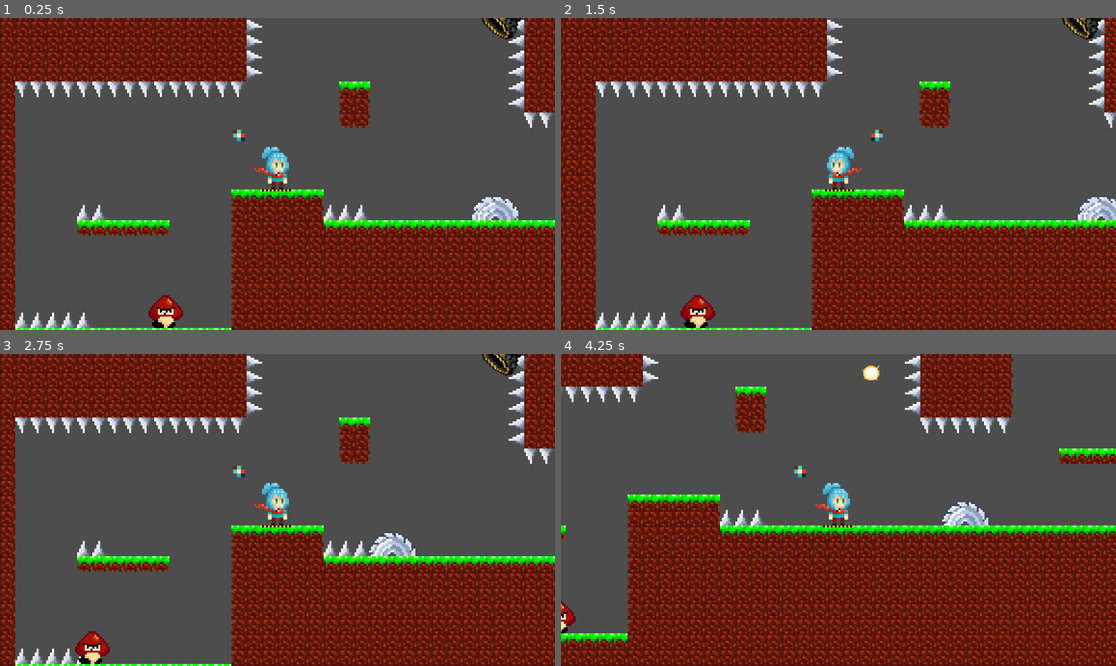
Above: before the commit, frames 1-4 (two rows, left to right).
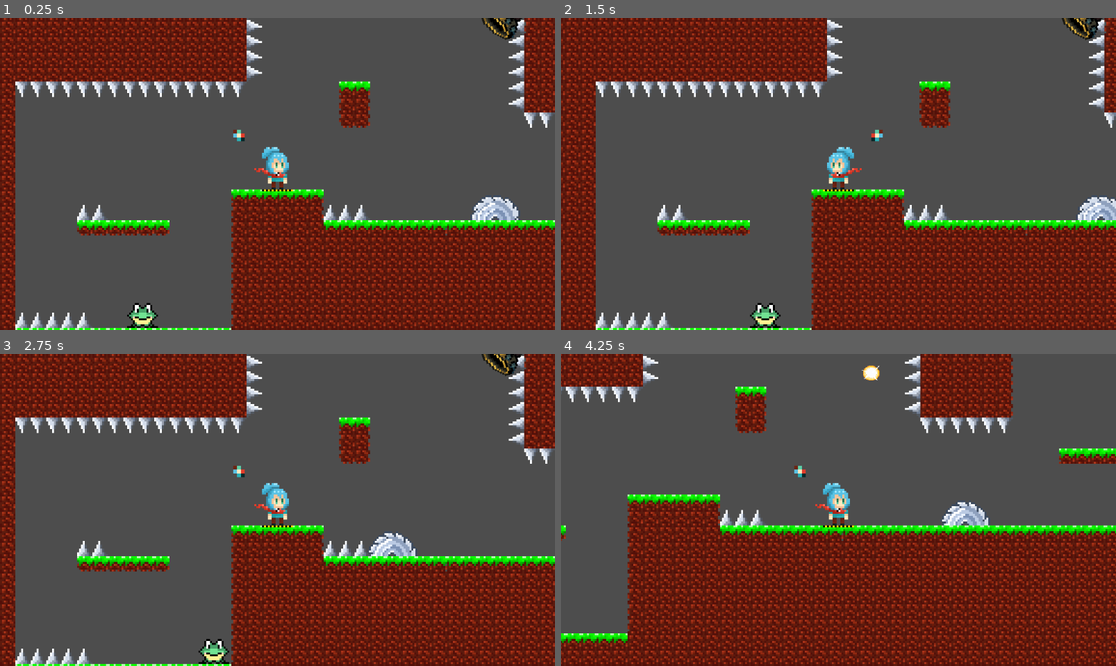
Above: after the commit, the same moments.

Repository: Antichthon47/sinking_isle
Game: Godot game, scene res://scenes/TestRoom.tscn
Two runs of this game, one before a commit and one after it. Both use one fixed random seed, a clock stepped at 60 frames per second and the inputs below.
Inputs:
- Up to frame 1 (0.25 s): no input
- Up to frame 2 (1.5 s): tap Enter (ENTER) at 0.5, 0.6 s; tap A (KEY_A) at 1.35 s
- Up to frame 3 (2.75 s): tap D (KEY_D) at 2.1 s
- Up to frame 4 (4.25 s): tap Shift (SHIFT) at 2.85 s; hold Space (SPACE) from 3.53 s (still down)

The runs differ from the first frame. In frame 1, 0.7% of the frame differs, in the area x 22-34%, y 88-100%; in frame 2, 0.8%; in frame 3, 0.8%, in the area x 13-42%, y 88-100%; in frame 4, 0.2%.

Commit message:
Added 'bouncer' enemy

Diff:
--- a/project.godot
+++ b/project.godot
@@ -16,7 +16,7 @@
 
 config/name="sinking_isle"
 run/main_scene="uid://efbiilpgw3qr"
-config/features=PackedStringArray("4.5", "Forward Plus")
+config/features=PackedStringArray("4.6", "Forward Plus")
 config/icon="res://icon.svg"
 
 [autoload]
--- a/scenes/TestRoom.tscn
+++ b/scenes/TestRoom.tscn
@@ -8,6 +8,7 @@
 [ext_resource type="PackedScene" uid="uid://bgqad3l1kxgre" path="res://scenes/saw.tscn" id="5_jclb3"]
 [ext_resource type="PackedScene" uid="uid://shvch1axtkpu" path="res://scenes/shooter.tscn" id="6_6q47c"]
 [ext_resource type="PackedScene" uid="uid://cqoffll6ihvgx" path="res://scenes/goomba.tscn" id="7_gfl4d"]
+[ext_resource type="PackedScene" uid="uid://divlvho4xmhii" path="res://scenes/bouncer.tscn" id="9_qu1qn"]
 
 [sub_resource type="TileSetAtlasSource" id="TileSetAtlasSource_1ahhd"]
 texture = ExtResource("1_u8cmh")
@@ -79,40 +80,40 @@
 [sub_resource type="TileSet" id="TileSet_qu1qn"]
 sources/0 = SubResource("TileSetScenesCollectionSource_a1oti")
 
-[node name="Test" type="Node2D"]
+[node name="Test" type="Node2D" unique_id=473746246]
 
-[node name="saw" parent="." instance=ExtResource("5_jclb3")]
+[node name="saw" parent="." unique_id=2105424214 instance=ExtResource("5_jclb3")]
 tile_map_data = PackedByteArray("AADl/+//AAAAAAAAAADl//D/AAAAAAEAAADl//H/AAAAAAIAAADl//L/AAAAAAMAAADm/+//AAABAAAAAADm// …(432 unchanged characters)…
 
-[node name="spikes" parent="." instance=ExtResource("2_a1oti")]
+[node name="spikes" parent="." unique_id=36087027 instance=ExtResource("2_a1oti")]
 tile_map_data = PackedByteArray("AAADAAIAAAAAAAAAAAAEAAIAAAAAAAAAAAAFAAIAAAAAAAAAAADz/wIAAAAAAAAAAAD0/wIAAAAAAAAAAADh// …(1120 unchanged characters)…
 
-[node name="Tiles" type="TileMapLayer" parent="." groups=["SolidTile"]]
+[node name="Tiles" type="TileMapLayer" parent="." unique_id=163292081 groups=["SolidTile"]]
 tile_map_data = PackedByteArray("AAD+/wEAAAABAAEAAAD//wEAAAABAAEAAAAAAAEAAAABAAEAAAABAAEAAAABAAEAAAACAAEAAAACAAEAAAD9/w …(150480 unchanged characters)…
 tile_set = SubResource("TileSet_ayhjk")
 
-[node name="Eta" parent="." groups=["Player"] instance=ExtResource("3_ayhjk")]
+[node name="Eta" parent="." unique_id=1318376972 instance=ExtResource("3_ayhjk")]
 
-[node name="enemies" type="Node" parent="."]
+[node name="enemies" type="Node" parent="." unique_id=1390826054]
 
-[node name="shooter" parent="enemies" instance=ExtResource("6_6q47c")]
+[node name="shooter" parent="enemies" unique_id=2139432600 instance=ExtResource("6_6q47c")]
 position = Vector2(123, -88)
 quadrant = 3
 
-[node name="shooter2" parent="enemies" instance=ExtResource("6_6q47c")]
+[node name="shooter2" parent="enemies" unique_id=1602661031 instance=ExtResource("6_6q47c")]
 position = Vector2(182, -144)
 quadrant = 4
 
-[node name="goomba" parent="enemies" instance=ExtResource("7_gfl4d")]
-position = Vector2(-73, 72)
-
-[node name="goomba2" parent="enemies" instance=ExtResource("7_gfl4d")]
+[node name="goomba2" parent="enemies" unique_id=155218851 instance=ExtResource("7_gfl4d")]
 position = Vector2(-206, -153)
 
-[node name="goomba3" parent="enemies" instance=ExtResource("7_gfl4d")]
+[node name="goomba3" parent="enemies" unique_id=1334379789 instance=ExtResource("7_gfl4d")]
 position = Vector2(390, -24)
 
-[node name="Enemies" type="TileMapLayer" parent="."]
+[node name="bouncer" parent="enemies" unique_id=799882618 groups=["Enemy"] instance=ExtResource("9_qu1qn")]
+position = Vector2(-70, 70)
+
+[node name="Enemies" type="TileMapLayer" parent="." unique_id=523475089]
 tile_set = SubResource("TileSet_qu1qn")
 
 [connection signal="child_entered_tree" from="saw" to="saw" method="_on_child_entered_tree"]
--- /dev/null
+++ b/scenes/bouncer.gd
@@ -0,0 +1,56 @@
+extends CharacterBody2D
+
+@export var speed: float = 60.0
+@export var jump_force: float = -300.0
+@export var jump_interval: float = 2.0
+
+const gravity: float = 30.0
+const knockback_height: float = -150.0
+
+var direction_x: int = 1
+var was_on_floor: bool = false
+
+func _ready():
+	$Sprites.play("idle")
+	$JumpTimer.start()
+
+func _physics_process(_delta):
+	if not is_on_floor():
+		$Sprites.play("jump")
+		velocity.y += gravity
+	else:
+		if not was_on_floor:
+			$Sprites.play("idle")  # just landed
+			velocity.x = 0
+
+	was_on_floor = is_on_floor()
+	move_and_slide()
+
+	if is_on_wall():
+		direction_x *= -1
+
+	if $Buffer.is_stopped():
+		for cast in $RayCasts.get_children():
+			if !cast.is_colliding():
+				$Buffer.start()
+				direction_x *= -1
+
+func kill() -> void:
+	$DeathTimer.start()
+	$HitboxArea.queue_free()
+	$Sprites.play("death")
+
+func _on_jump_timer_timeout():
+	if is_on_floor():
+		velocity.y = jump_force
+		velocity.x = speed * direction_x  # only apply horizontal speed on jump
+	$JumpTimer.start()
+
+func _on_hitbox_area_entered(area: Area2D) -> void:
+	if area.is_in_group("PlayerProjectile"):
+		speed = 0
+		velocity.y = knockback_height
+		kill()
+
+func _on_death_timer_timeout() -> void:
+	queue_free()
--- /dev/null
+++ b/scenes/bouncer.tscn
@@ -0,0 +1,113 @@
+[gd_scene format=3 uid="uid://divlvho4xmhii"]
+
+[ext_resource type="Script" uid="uid://dccuuc3yxssfj" path="res://scenes/bouncer.gd" id="1_f4kas"]
+[ext_resource type="Texture2D" uid="uid://cjdordppklxgy" path="res://assets/goomba.png" id="2_s1jgw"]
+[ext_resource type="Texture2D" uid="uid://mf8r0jvlfse4" path="res://assets/frog1.png" id="3_na6lr"]
+[ext_resource type="Texture2D" uid="uid://3luu8x63ytwe" path="res://assets/frog2.png" id="4_02okx"]
+
+[sub_resource type="AtlasTexture" id="AtlasTexture_l0j8n"]
+atlas = ExtResource("2_s1jgw")
+region = Rect2(1, 63, 30, 30)
+
+[sub_resource type="AtlasTexture" id="AtlasTexture_5lml2"]
+atlas = ExtResource("2_s1jgw")
+region = Rect2(32, 63, 30, 30)
+
+[sub_resource type="AtlasTexture" id="AtlasTexture_3hfl1"]
+atlas = ExtResource("2_s1jgw")
+region = Rect2(63, 63, 30, 30)
+
+[sub_resource type="SpriteFrames" id="SpriteFrames_l0j8n"]
+animations = [{
+"frames": [{
+"duration": 1.0,
+"texture": SubResource("AtlasTexture_l0j8n")
+}, {
+"duration": 1.0,
+"texture": SubResource("AtlasTexture_5lml2")
+}, {
+"duration": 1.0,
+"texture": SubResource("AtlasTexture_3hfl1")
+}],
+"loop": false,
+"name": &"death",
+"speed": 8.0
+}, {
+"frames": [{
+"duration": 1.0,
+"texture": ExtResource("3_na6lr")
+}],
+"loop": true,
+"name": &"idle",
+"speed": 2.0
+}, {
+"frames": [{
+"duration": 1.0,
+"texture": ExtResource("4_02okx")
+}],
+"loop": true,
+"name": &"jump",
+"speed": 5.0
+}]
+
+[sub_resource type="RectangleShape2D" id="RectangleShape2D_s1jgw"]
+size = Vector2(18, 17)
+
+[sub_resource type="RectangleShape2D" id="RectangleShape2D_5lml2"]
+size = Vector2(18, 11)
+
+[sub_resource type="RectangleShape2D" id="RectangleShape2D_3hfl1"]
+size = Vector2(12, 6)
+
+[node name="bouncer" type="CharacterBody2D" unique_id=799882618]
+collision_layer = 4
+collision_mask = 3
+script = ExtResource("1_f4kas")
+
+[node name="Sprites" type="AnimatedSprite2D" parent="." unique_id=332352359]
+sprite_frames = SubResource("SpriteFrames_l0j8n")
+animation = &"death"
+
+[node name="Collision" type="CollisionShape2D" parent="." unique_id=109994219]
+position = Vector2(0, -0.5)
+shape = SubResource("RectangleShape2D_s1jgw")
+debug_color = Color(5.2943824e-07, 0.6424827, 0.32226238, 0.41960785)
+
+[node name="RayCasts" type="Node2D" parent="." unique_id=781463696]
+position = Vector2(0, -0.5)
+
+[node name="GroundRay1" type="RayCast2D" parent="RayCasts" unique_id=623081813]
+position = Vector2(8, 8.5)
+target_position = Vector2(0, 5)
+
+[node name="GroundRay2" type="RayCast2D" parent="RayCasts" unique_id=1242326500]
+position = Vector2(-8, 8.5)
+target_position = Vector2(0, 5)
+
+[node name="HitboxArea" type="Area2D" parent="." unique_id=1686925430 groups=["Enemy"]]
+collision_layer = 4
+collision_mask = 32
+
+[node name="HitboxBottom" type="CollisionShape2D" parent="HitboxArea" unique_id=1513613328]
+position = Vector2(0, 2.5)
+shape = SubResource("RectangleShape2D_5lml2")
+debug_color = Color(0.9731441, 0.16603357, 1.92523e-07, 0.41960785)
+
+[node name="HitboxTop" type="CollisionShape2D" parent="HitboxArea" unique_id=711459103]
+position = Vector2(0, -6)
+shape = SubResource("RectangleShape2D_3hfl1")
+debug_color = Color(0.93340486, 0.2593895, 0, 0.41960785)
+
+[node name="Buffer" type="Timer" parent="." unique_id=1734179917]
+wait_time = 0.25
+one_shot = true
+
+[node name="DeathTimer" type="Timer" parent="." unique_id=2015247640]
+wait_time = 0.5
+one_shot = true
+
+[node name="JumpTimer" type="Timer" parent="." unique_id=1157961304]
+
+[connection signal="area_entered" from="HitboxArea" to="." method="_on_hitbox_area_entered"]
+[connection signal="timeout" from="DeathTimer" to="." method="_on_death_timer_timeout"]
+[connection signal="timeout" from="JumpTimer" to="." method="_on_jump_timer_timeout"]
Binary file added: assets/frog1.png
Not shown, added: assets/frog1.png.import
Binary file added: assets/frog2.png
Not shown, added: assets/frog2.png.import
Not shown: 1 places in scenes/TestRoom.tscn that only renumber resources
Not shown, added: scenes/bouncer.gd.uid
